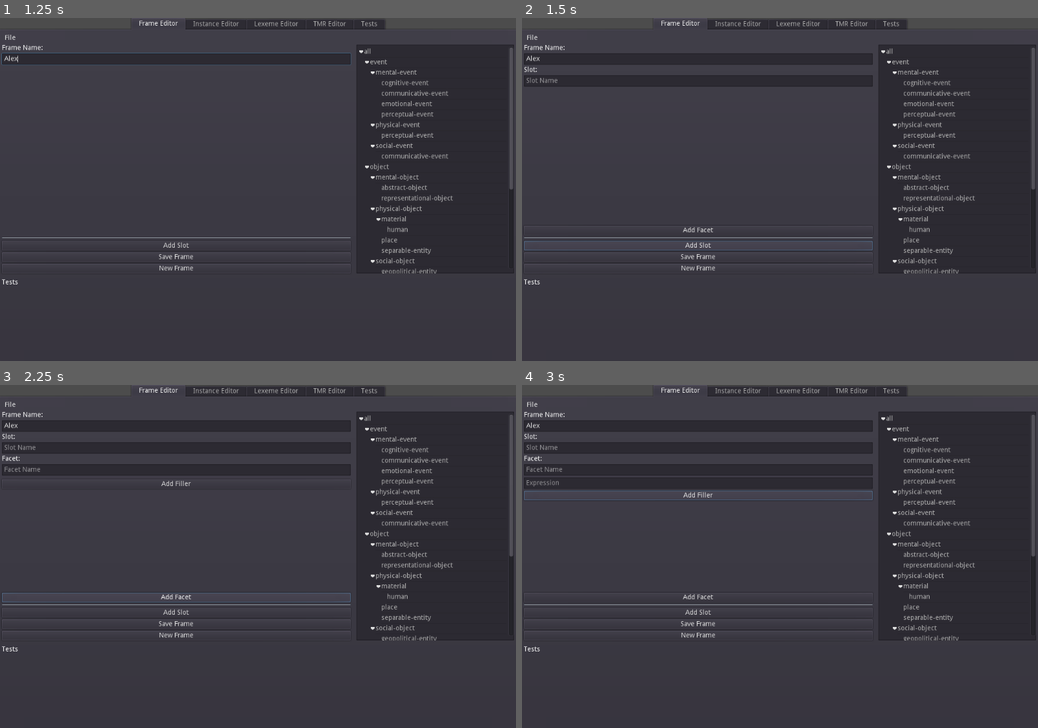
Above: before the commit, frames 1-4 (two rows, left to right).
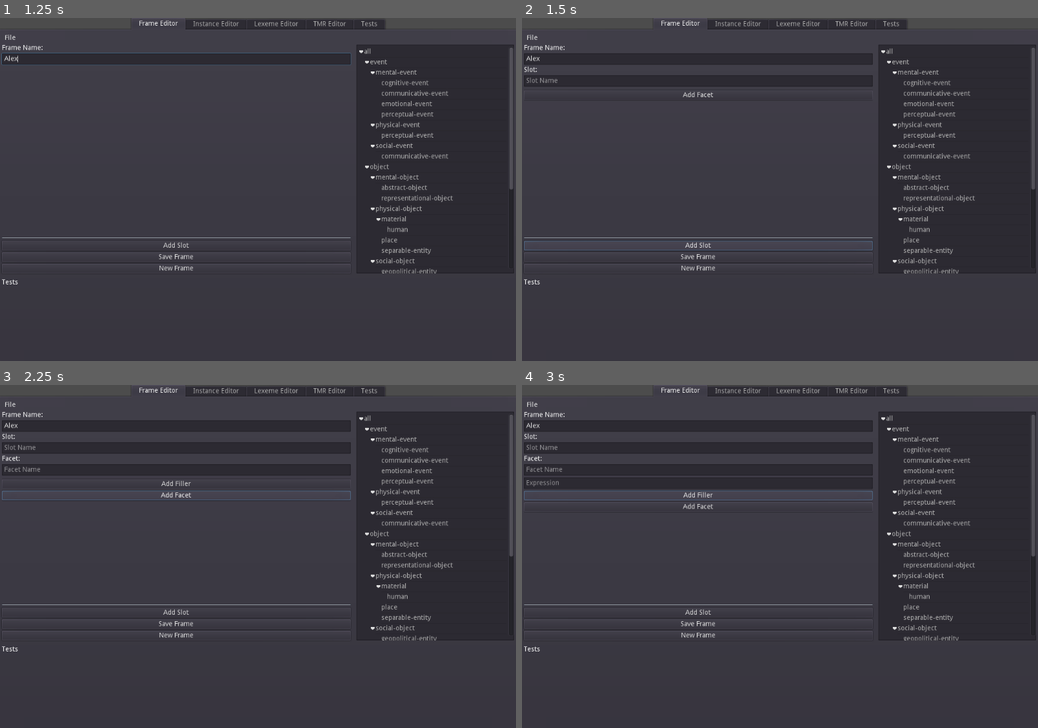
Above: after the commit, the same moments.

Repository: Eibriel/CompiAgent
Game: Godot game, scene res://MainScene.tscn
Same seed, same stepped clock (60 frames per second), same inputs: the game is played once before the commit and once after it.
Inputs (mouse positions are in pixels of both pictures, inside the frame that each line leads up to):
- Up to frame 1 (1.25 s): click (175, 59) at 0.52 s; type "Alex" at 0.6 s
- Up to frame 2 (1.5 s): click "Add Slot" at 1.25 s
- Up to frame 3 (2.25 s): click "Add Facet" at 2 s
- Up to frame 4 (3 s): click "Add Filler" at 2.75 s

Frame 1 is identical in both runs. In frame 2, less than 0.1% of the frame differs, in the area x 31-38%, y 21-63%; in frame 3, 0.6%, in the area x 0-68%, y 30-64%; in frame 4, less than 0.1%.

Commit message:
Adding scroll to Frame editor

Diff:
--- a/CompiAgent/modules/facet_editor.tscn
+++ /dev/null
@@ -1,35 +0,0 @@
-[gd_scene format=2]
-
-[node name="Control" type="Control"]
-anchor_right = 1.0
-anchor_bottom = 1.0
-
-[node name="VBoxContainer" type="VBoxContainer" parent="."]
-anchor_right = 1.0
-anchor_bottom = 1.0
-size_flags_horizontal = 3
-size_flags_vertical = 3
-
-[node name="LabelFacet" type="Label" parent="VBoxContainer"]
-margin_right = 1080.0
-margin_bottom = 14.0
-text = "Facet:"
-
-[node name="FacetName" type="LineEdit" parent="VBoxContainer"]
-margin_top = 18.0
-margin_right = 1080.0
-margin_bottom = 42.0
-placeholder_text = "Facet Name"
-
-[node name="VBoxContainerFillers" type="VBoxContainer" parent="VBoxContainer"]
-margin_top = 46.0
-margin_right = 1080.0
-margin_bottom = 696.0
-size_flags_horizontal = 3
-size_flags_vertical = 3
-
-[node name="ButtonAddFiller" type="Button" parent="VBoxContainer"]
-margin_top = 700.0
-margin_right = 1080.0
-margin_bottom = 720.0
-text = "Add Filler"
--- a/CompiAgent/modules/slot_editor.tscn
+++ /dev/null
@@ -1,38 +0,0 @@
-[gd_scene format=2]
-
-[node name="Control" type="Control"]
-anchor_right = 1.0
-anchor_bottom = 1.0
-rect_min_size = Vector2( 0, 75 )
-size_flags_horizontal = 3
-size_flags_vertical = 3
-
-[node name="VBoxContainer" type="VBoxContainer" parent="."]
-anchor_right = 1.0
-anchor_bottom = 1.0
-size_flags_horizontal = 3
-size_flags_vertical = 3
-
-[node name="LabelSlot" type="Label" parent="VBoxContainer"]
-margin_right = 1080.0
-margin_bottom = 14.0
-text = "Slot:"
-
-[node name="SlotName" type="LineEdit" parent="VBoxContainer"]
-margin_top = 18.0
-margin_right = 1080.0
-margin_bottom = 42.0
-placeholder_text = "Slot Name"
-
-[node name="VBoxContainerFacets" type="VBoxContainer" parent="VBoxContainer"]
-margin_top = 46.0
-margin_right = 1080.0
-margin_bottom = 696.0
-size_flags_horizontal = 3
-size_flags_vertical = 3
-
-[node name="ButtonAddFacet" type="Button" parent="VBoxContainer"]
-margin_top = 700.0
-margin_right = 1080.0
-margin_bottom = 720.0
-text = "Add Facet"
--- a/FrameEditor.gd
+++ b/FrameEditor.gd
@@ -2,14 +2,14 @@
 
 onready var frames_tree = $VBoxContainer/VSplitContainer/HSplitContainer/Tree
 onready var frame_edit = $VBoxContainer/VSplitContainer/HSplitContainer/RichTextLabel
-onready var frame_slots = $VBoxContainer/VSplitContainer/HSplitContainer/VBoxContainer/VBoxContainerSlots
+onready var frame_slots = $VBoxContainer/VSplitContainer/HSplitContainer/VBoxContainer/ScrollContainer/VBoxContainerSlots
 onready var frame_name = $VBoxContainer/VSplitContainer/HSplitContainer/VBoxContainer/LineEditName
 onready var button_save_frame = $VBoxContainer/VSplitContainer/HSplitContainer/VBoxContainer/ButtonSaveFrame
 onready var button_new_frame = $VBoxContainer/VSplitContainer/HSplitContainer/VBoxContainer/ButtonNewFrame
 onready var button_add_slot = $VBoxContainer/VSplitContainer/HSplitContainer/VBoxContainer/ButtonAddSlot
 
-var FacetEditor = load("res://CompiAgent/modules/facet_editor.tscn")
-var SlotEditor = load("res://CompiAgent/modules/slot_editor.tscn")
+var FacetEditor = load("res://modules/facet_editor.tscn")
+var SlotEditor = load("res://modules/slot_editor.tscn")
 
 var json_path = "res://frames.json"
 
@@ -113,11 +113,11 @@
 
 	for slot in frame.get_slot_names():
 		var slot_editor = addSlot()
-		var slot_name = slot_editor.get_node("VBoxContainer/SlotName")
+		var slot_name = slot_editor.get_node("SlotName")
 		slot_name.set_text(slot)
 		for facet in frame.get_slot(slot).get_facet_names():
 			var facet_editor = addFacet(slot_editor)
-			var facet_name = facet_editor.get_node("VBoxContainer/FacetName")
+			var facet_name = facet_editor.get_node("FacetName")
 			facet_name.set_text(facet)
 			for filler in frame.get_slot(slot).get_facet(facet).get_fillers(false):
 				var filler_editor = addFiller(facet_editor)
@@ -126,7 +126,7 @@
 
 func addSlot():
 	var slot_editor = SlotEditor.instance()
-	var button_add_facet = slot_editor.get_node("VBoxContainer/ButtonAddFacet")
+	var button_add_facet = slot_editor.get_node("ButtonAddFacet")
 	button_add_facet.connect("button_up", self, "_on_ButtonAddFacet_button_up", [slot_editor])
 	frame_slots.add_child(slot_editor)
 	return slot_editor
@@ -134,16 +134,16 @@
 
 func addFacet(slot_editor):
 	var facet_editor = FacetEditor.instance()
-	var button_add_filler = facet_editor.get_node("VBoxContainer/ButtonAddFiller")
+	var button_add_filler = facet_editor.get_node("ButtonAddFiller")
 	button_add_filler.connect("button_up", self, "_on_ButtonAddFiller_button_up", [facet_editor])
-	var frame_facets = slot_editor.get_node("VBoxContainer/VBoxContainerFacets")
+	var frame_facets = slot_editor.get_node("VBoxContainerFacets")
 	frame_facets.add_child(facet_editor)
 	return facet_editor
 
 func addFiller(facet_editor):
 	var filler_lineedit = LineEdit.new()
 	filler_lineedit.placeholder_text = "Expression"
-	var frame_fillers = facet_editor.get_node("VBoxContainer/VBoxContainerFillers")
+	var frame_fillers = facet_editor.get_node("VBoxContainerFillers")
 	frame_fillers.add_child(filler_lineedit)
 	return filler_lineedit
 
@@ -156,10 +156,10 @@
 	onto.add_frame(fname)
 
 	for slot in frame_slots.get_children():
-		var slot_name = slot.get_node("VBoxContainer/SlotName").get_text()
-		for facet in slot.get_node("VBoxContainer/VBoxContainerFacets").get_children():
-			var facet_name = facet.get_node("VBoxContainer/FacetName").get_text()
-			for filler in facet.get_node("VBoxContainer/VBoxContainerFillers").get_children():
+		var slot_name = slot.get_node("SlotName").get_text()
+		for facet in slot.get_node("VBoxContainerFacets").get_children():
+			var facet_name = facet.get_node("FacetName").get_text()
+			for filler in facet.get_node("VBoxContainerFillers").get_children():
 				var filler_expression = filler.get_text()
 				onto.get_frame(fname).addFiller(slot_name, facet_name, filler_expression)
 
--- a/FrameEditor.tscn
+++ b/FrameEditor.tscn
@@ -50,10 +50,17 @@
 margin_bottom = 42.0
 placeholder_text = "Frame Name"
 
-[node name="VBoxContainerSlots" type="VBoxContainer" parent="VBoxContainer/VSplitContainer/HSplitContainer/VBoxContainer"]
+[node name="ScrollContainer" type="ScrollContainer" parent="VBoxContainer/VSplitContainer/HSplitContainer/VBoxContainer"]
 margin_top = 46.0
 margin_right = 734.0
 margin_bottom = 426.0
+size_flags_horizontal = 3
+size_flags_vertical = 3
+
+[node name="VBoxContainerSlots" type="VBoxContainer" parent="VBoxContainer/VSplitContainer/HSplitContainer/VBoxContainer/ScrollContainer"]
+margin_right = 734.0
+margin_bottom = 380.0
+rect_clip_content = true
 size_flags_horizontal = 3
 size_flags_vertical = 3
 
--- a/MainScene.tscn
+++ b/MainScene.tscn
@@ -20,6 +20,7 @@
 margin_top = 32.0
 margin_right = -4.0
 margin_bottom = -4.0
+scrolling_enabled = false
 
 [node name="Control" parent="TabContainer/Frame Editor" instance=ExtResource( 2 )]
 
@@ -31,6 +32,7 @@
 margin_top = 32.0
 margin_right = -4.0
 margin_bottom = -4.0
+scrolling_enabled = false
 
 [node name="Control" parent="TabContainer/Instance Editor" instance=ExtResource( 4 )]
 
@@ -42,6 +44,7 @@
 margin_top = 32.0
 margin_right = -4.0
 margin_bottom = -4.0
+scrolling_enabled = false
 
 [node name="TMR Editor" type="Tabs" parent="TabContainer"]
 visible = false
@@ -51,6 +54,7 @@
 margin_top = 32.0
 margin_right = -4.0
 margin_bottom = -4.0
+scrolling_enabled = false
 
 [node name="Control" parent="TabContainer/TMR Editor" instance=ExtResource( 3 )]
 
@@ -62,6 +66,7 @@
 margin_top = 32.0
 margin_right = -4.0
 margin_bottom = -4.0
+scrolling_enabled = false
 
 [node name="Gut" parent="TabContainer/Tests" instance=ExtResource( 1 )]
 visible = true
--- /dev/null
+++ b/modules/facet_editor.tscn
@@ -0,0 +1,30 @@
+[gd_scene format=2]
+
+[node name="VBoxContainer" type="VBoxContainer"]
+anchor_right = 1.0
+margin_bottom = 70.0
+
+[node name="LabelFacet" type="Label" parent="."]
+margin_right = 1080.0
+margin_bottom = 14.0
+text = "Facet:"
+
+[node name="FacetName" type="LineEdit" parent="."]
+margin_top = 18.0
+margin_right = 1080.0
+margin_bottom = 42.0
+placeholder_text = "Facet Name"
+
+[node name="VBoxContainerFillers" type="VBoxContainer" parent="."]
+margin_top = 46.0
+margin_right = 1080.0
+margin_bottom = 46.0
+rect_clip_content = true
+size_flags_horizontal = 3
+size_flags_vertical = 3
+
+[node name="ButtonAddFiller" type="Button" parent="."]
+margin_top = 50.0
+margin_right = 1080.0
+margin_bottom = 70.0
+text = "Add Filler"
--- /dev/null
+++ b/modules/slot_editor.tscn
@@ -0,0 +1,30 @@
+[gd_scene format=2]
+
+[node name="VBoxContainer" type="VBoxContainer"]
+anchor_right = 1.0
+margin_bottom = 70.0
+
+[node name="LabelSlot" type="Label" parent="."]
+margin_right = 1080.0
+margin_bottom = 14.0
+text = "Slot:"
+
+[node name="SlotName" type="LineEdit" parent="."]
+margin_top = 18.0
+margin_right = 1080.0
+margin_bottom = 42.0
+placeholder_text = "Slot Name"
+
+[node name="VBoxContainerFacets" type="VBoxContainer" parent="."]
+margin_top = 46.0
+margin_right = 1080.0
+margin_bottom = 46.0
+rect_clip_content = true
+size_flags_horizontal = 3
+size_flags_vertical = 3
+
+[node name="ButtonAddFacet" type="Button" parent="."]
+margin_top = 50.0
+margin_right = 1080.0
+margin_bottom = 70.0
+text = "Add Facet"
